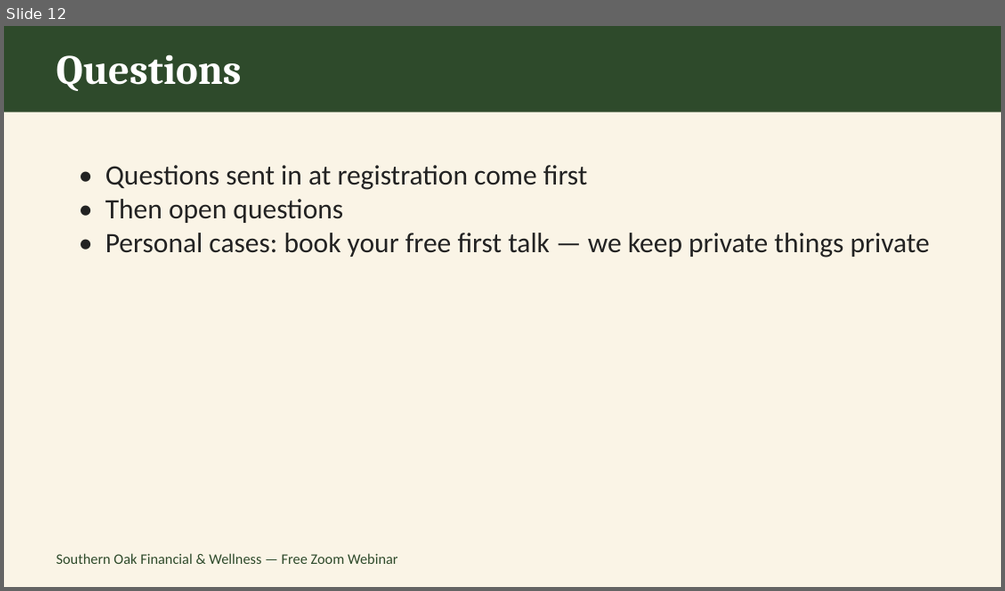
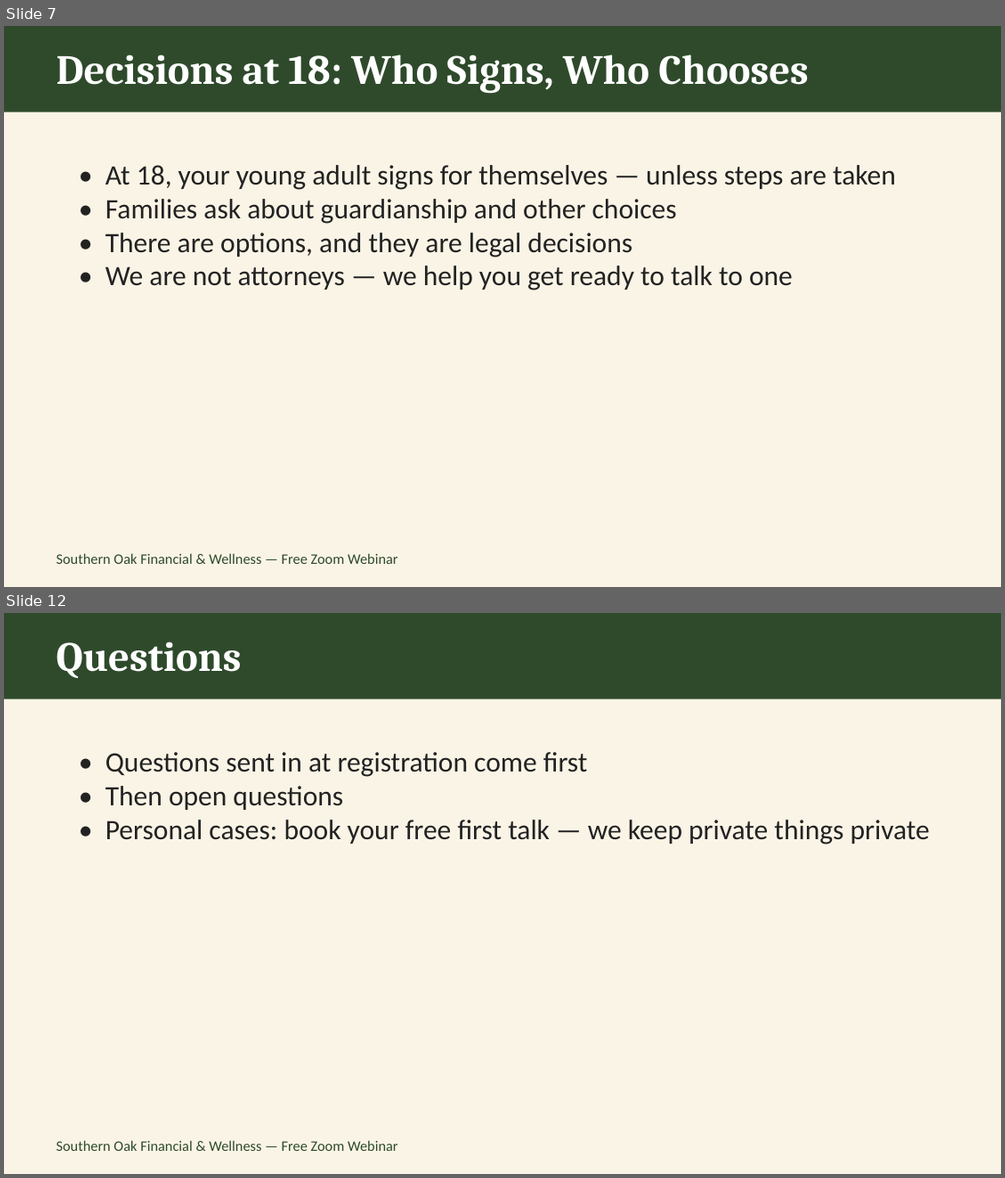
Before and after one commit to southernoakfw-ja/southernoakfw-ja.github.io, a slide deck: assets/Clear-Plan-Webinar-Dec11.pptx. Shown one above the other, each under a label of ours: slide 12 before the commit, slides 7 and 12 after it; the slides between them are not shown. The pictures are 1005x591 and 1005x1178 pixels, drawn with LibreOffice and Linux fonts; fonts in the diff are those of the drawing. Boxes give left, top, right and bottom in pixels: in the first picture for what was removed or moved away, otherwise in the second. Text is boxed around its words. In the diff, an @@ line names an element or a change of style, - is before the commit and + after.

```diff
--- a/assets/Clear-Plan-Webinar-Dec11.pptx
+++ b/assets/Clear-Plan-Webinar-Dec11.pptx
@@ slide 7 added at (4,26,1001,587), background #FFFFFF @@
@@ rectangle added at (4,26,1001,587), fill #FAF4E6 @@
@@ rectangle added at (4,26,1001,112), fill #2E4A2B @@
@@ text added at (57,54,808,94), 40 pt, text #FFFFFF, bold @@
+Decisions at 18: Who Signs, Who Chooses
@@ text added at (105,165,896,290), 27 pt, text #222222 @@
+• At 18, your young adult signs for themselves — unless steps are taken
+• Families ask about guardianship and other choices
+• There are options, and they are legal decisions
+• We are not attorneys — we help you get ready to talk to one
@@ text added at (57,553,398,564), 14 pt, text #2E4A2B @@
+Southern Oak Financial & Wellness — Free Zoom Webinar
```
Also in this commit, not shown: 9 slides changed, 1 other slide added, 2 slides removed, 7 other files.
